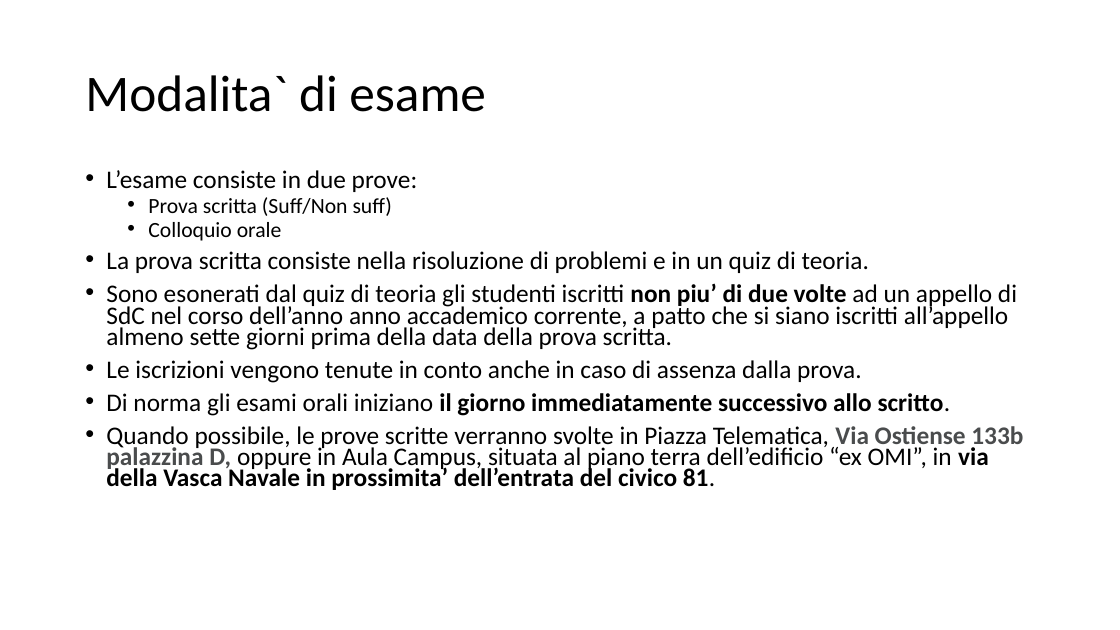
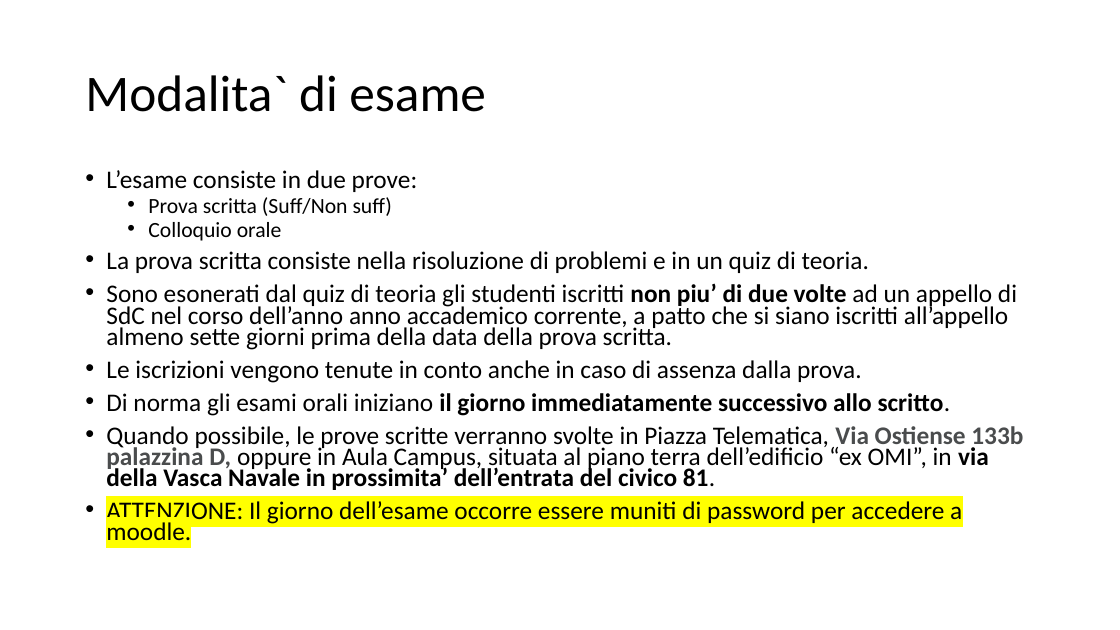
Before and after one commit to giuseppetomassetti/SdC, a slide deck: slide 8 of lezioni/organizzazione dell'insegnamento.pptx. Drawn at 1120x630 pixels with LibreOffice and Linux fonts; fonts in the diff are those of the drawing. Boxes give left, top, right and bottom in pixels: in the first picture for what was removed or moved away, otherwise in the second. Text is boxed around its words. In the diff, an @@ line names an element or a change of style, - is before the commit and + after.

```diff
--- a/lezioni/organizzazione dell'insegnamento.pptx
+++ b/lezioni/organizzazione dell'insegnamento.pptx
@@ text at (106,501,962,540): paragraph added @@
+• ATTENZIONE: Il giorno dell’esame occorre essere muniti di password per accedere a moodle.
```
Also in this commit, not shown: 4 other files.
